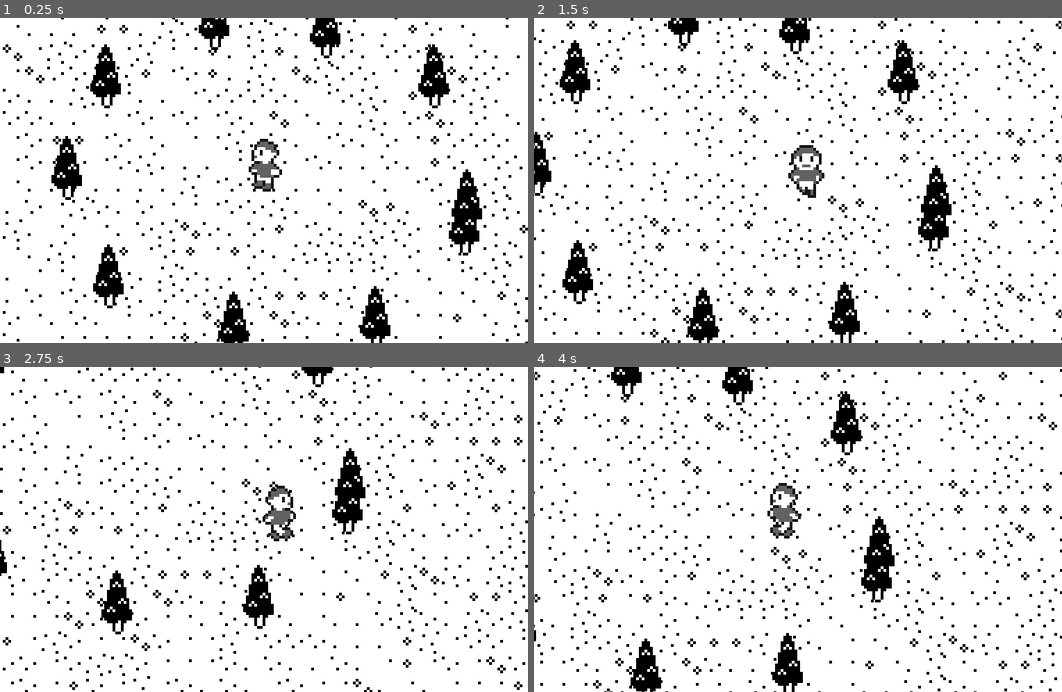
Above: before the commit, frames 1-4 (two rows, left to right).
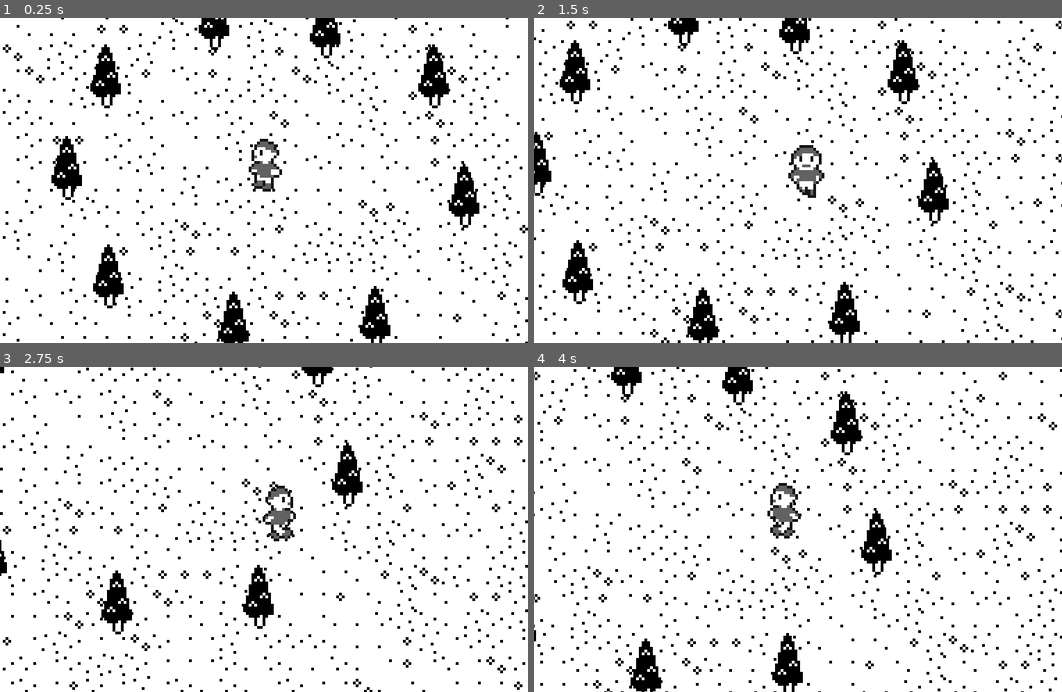
Above: after the commit, the same moments.

Repository: IdeallyGrey/theGreatGatsby-a-video-game
Game: Godot game, scene res://levels/World.tscn
Two runs of this game, one before a commit and one after it. Both use one fixed random seed, a clock stepped at 60 frames per second and the inputs below.
Inputs:
- Up to frame 1 (0.25 s): no input
- Up to frame 2 (1.5 s): tap Enter at 0.5 s; hold Right (ui_right) 0.53-1.28 s; hold Space (ui_accept) 0.53-1.28 s; hold Down (ui_down) from 1.28 s (still down); tap Space (ui_accept) at 1.35 s
- Up to frame 3 (2.75 s): tap Space (ui_accept) at 1.52, 1.82 s; release Down (ui_down) at 2.03 s; hold Right (ui_right) from 2.03 s (still down); hold Space (ui_accept) from 2.03 s (still down)
- Up to frame 4 (4 s): release Right (ui_right) at 2.78 s; release Space (ui_accept) at 2.78 s; hold Up (ui_up) 2.78-3.53 s; tap Space (ui_accept) at 2.85, 3.02, 3.32 s; hold Left (ui_left) from 3.53 s (still down); hold Space (ui_accept) from 3.53 s (still down)

The runs differ from the first frame. In frame 1, 0.6% of the frame differs, in the area x 85-92%, y 44-74%; in frame 2, 0.6%; in frame 3, 0.6%; in frame 4, 0.6%.

Commit message:
Dialog system is GO

Diff:
--- a/godot/levels/World.tscn
+++ b/godot/levels/World.tscn
@@ -36,22 +36,19 @@
 position = Vector2( 38, 27 )
 
 [node name="Interaction" parent="YSort/YSort/Pine" instance=ExtResource( 6 )]
-contents = "It's a tree."
+contents = [ "You're looking at a tree", "Still just a tree", "Tree", "101% a tree", "Yup. Tree.", "Yes. A tree.", "You good yet? This is in fact a tree", "...", "Meow" ]
 
 [node name="Pine9" parent="YSort/YSort" instance=ExtResource( 2 )]
 position = Vector2( 84, 116 )
 
 [node name="Pine10" parent="YSort/YSort" instance=ExtResource( 2 )]
-position = Vector2( 167, 80 )
+position = Vector2( 167, 70 )
 
 [node name="Pine8" parent="YSort/YSort" instance=ExtResource( 2 )]
 position = Vector2( 24, 60 )
 
 [node name="Pine2" parent="YSort/YSort" instance=ExtResource( 2 )]
 position = Vector2( 77, 6 )
-
-[node name="Pine3" parent="YSort/YSort" instance=ExtResource( 2 )]
-position = Vector2( 168, 72 )
 
 [node name="Pine4" parent="YSort/YSort" instance=ExtResource( 2 )]
 position = Vector2( 135, 114 )
--- a/godot/player/Player-Nick.gd
+++ b/godot/player/Player-Nick.gd
@@ -12,9 +12,10 @@
 
 func _physics_process(delta):
 	var input_vector = Vector2.ZERO
-	input_vector.x = Input.get_action_strength("ui_right") - Input.get_action_strength("ui_left")
-	input_vector.y = Input.get_action_strength("ui_down") - Input.get_action_strength("ui_up")
-	input_vector = input_vector.normalized()
+	if Dialog.dialogText == "":
+		input_vector.x = Input.get_action_strength("ui_right") - Input.get_action_strength("ui_left")
+		input_vector.y = Input.get_action_strength("ui_down") - Input.get_action_strength("ui_up")
+		input_vector = input_vector.normalized()
 
 	if input_vector != Vector2.ZERO:
 		animationTree.set("parameters/Idle/blend_position", input_vector)
--- a/godot/world/Interaction.gd
+++ b/godot/world/Interaction.gd
@@ -1,14 +1,21 @@
 extends Area2D
 
-export var contents = ""
+export var contents = []
+var page = 0
+var totalPages = 0
+
 var touchingAreas
 var interacting = false
 
 func _process(_delta):
 	touchingAreas = get_overlapping_areas()
-	if touchingAreas:		# Am I touching something?
-		if not interacting and Input.get_action_strength("ui_accept"):		# Do I want to start interacting?
-			interacting = true
-			Dialog.dialogText = contents
-		elif interacting and not Input.get_action_strength("ui_accept"):		# Am I done interacting?
-			interacting = false
+	if Input.is_action_just_pressed("ui_accept") and touchingAreas: # Space hit and touching something
+		var totalPages = contents.size()
+		if Dialog.dialogText == "": # If dialog is blank, goes to first page
+			page = 0
+
+		if page == totalPages: # When tries going past last page, clears Dialog
+			Dialog.dialogText = ""
+		else: # Moves to next page, sends contents to dialog
+			Dialog.dialogText = contents[page]
+			page += 1
